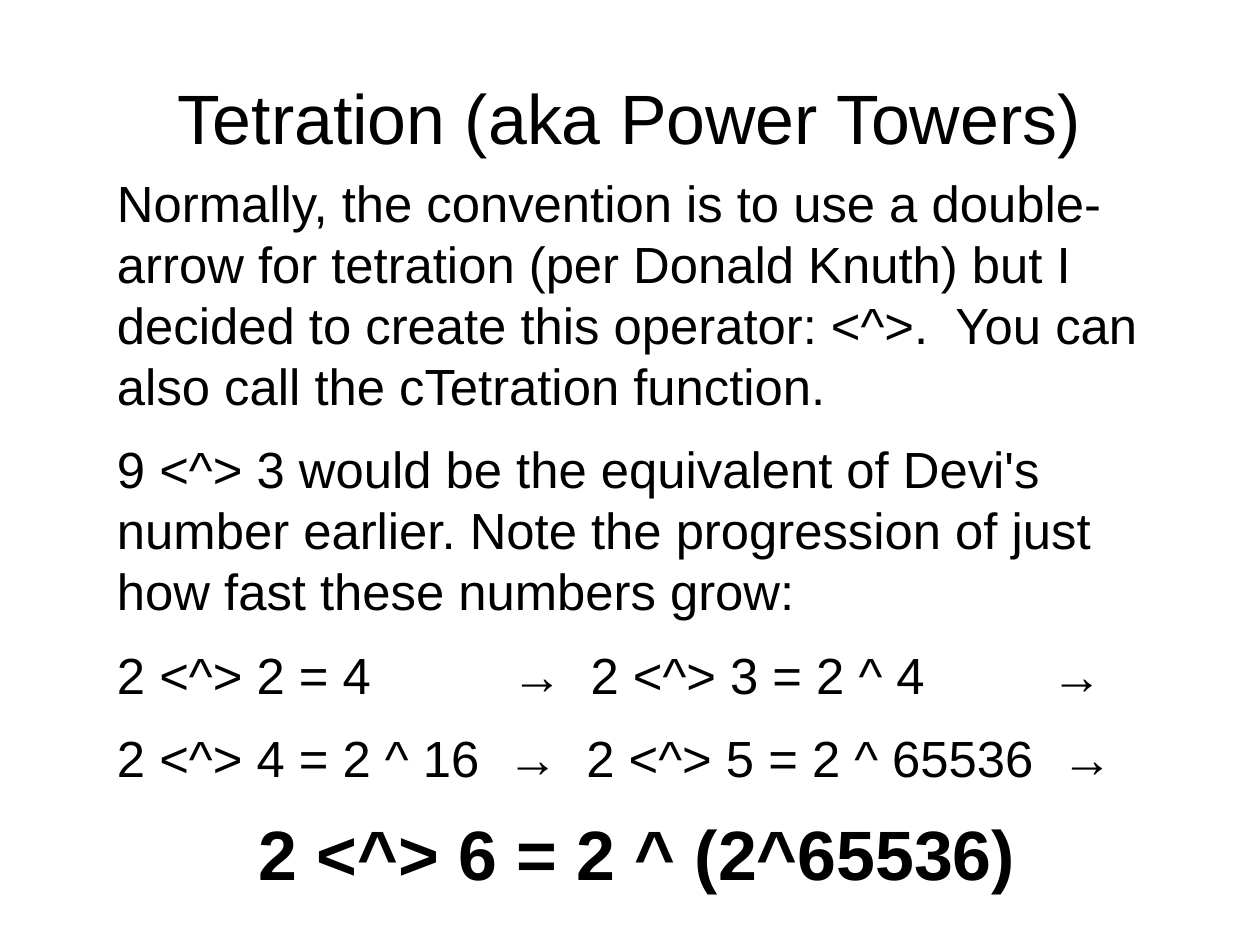
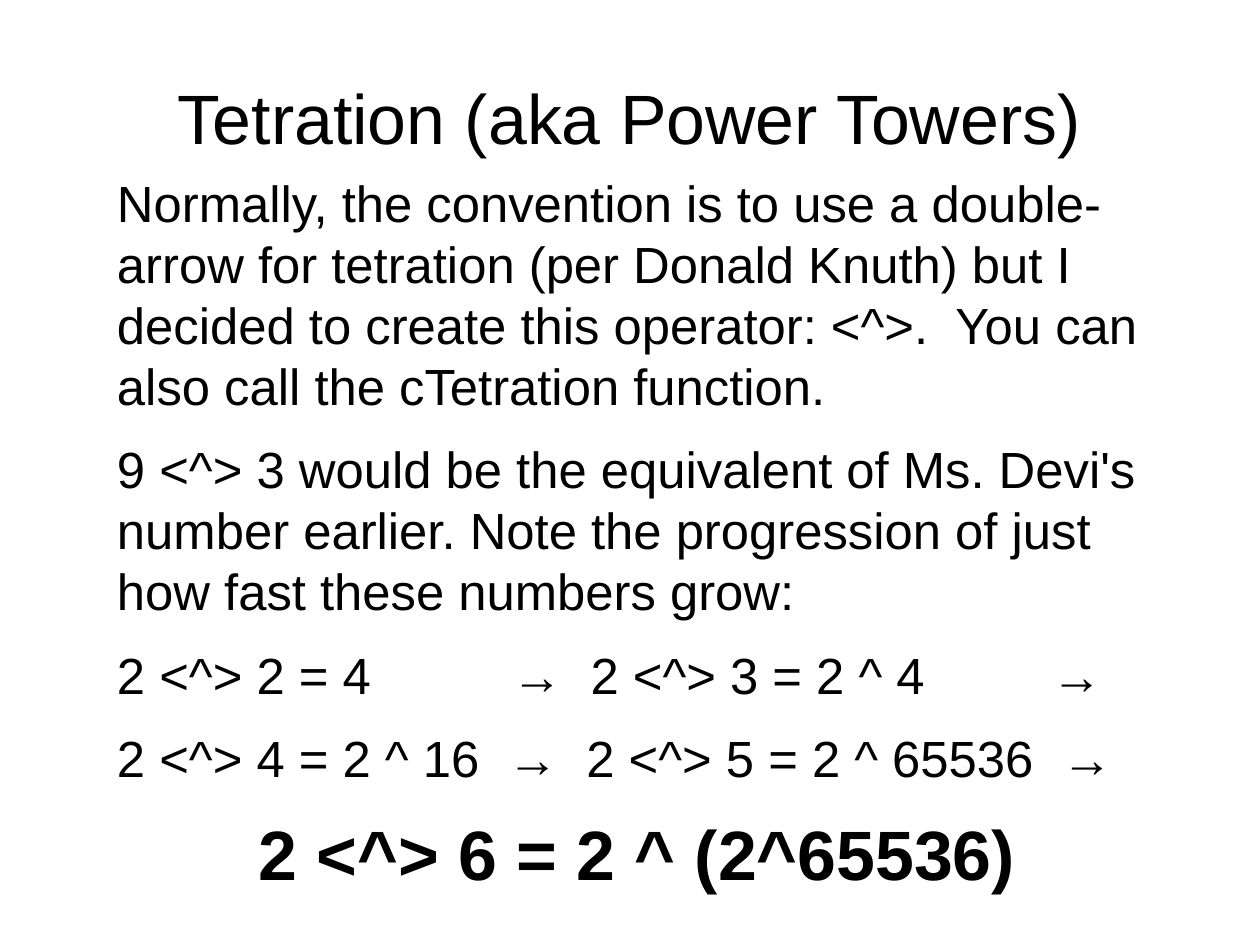
Before and after one commit to grandpascorpion/canon, a slide deck: slide 30 of goBigOrGoHome.odp (slide 31 before the commit). Drawn at 1260x945 pixels with LibreOffice and Linux fonts; fonts in the diff are those of the drawing. Boxes give left, top, right and bottom in pixels: in the first picture for what was removed or moved away, otherwise in the second. Text is boxed around its words. In the diff, an @@ line names an element or a change of style, - is before the commit and + after.

```diff
--- a/goBigOrGoHome.odp
+++ b/goBigOrGoHome.odp
@@ text at [117,451,1136,621]: text changed @@
-9 <^> 3 would be the equivalent of Devi's number earlier. Note the progression of just how fast these numbers grow:
+9 <^> 3 would be the equivalent of Ms. Devi's number earlier. Note the progression of just how fast these numbers grow:
```
Also in this commit, not shown: 15 other slides changed, 33 slides added, 4 slides removed, 12 other files.
